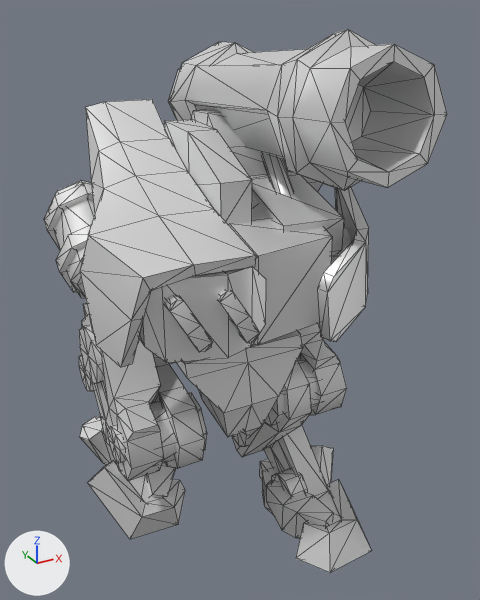
A saved change to the glTF model legbal.glb.
Camera for both pictures: a 50 mm lens placed at (-21.4, -44.0, 40.9), pointed at (2.9, 0.3, 18.8). The lights are fixed; the arrows at lower left show +X, +Y and +Z. The first picture is the older version. Mesh edges are drawn as thin lines. Where no turn or scale is listed for an object, it has been applied to the vertices.

In view in the first picture: 'armor', 'barrel', 'lfoot', 'lknee', 'lleg', 'lthigh', 'pelvis', 'rfoot', 'rknee', 'rthigh', 'torso' and 1 more.
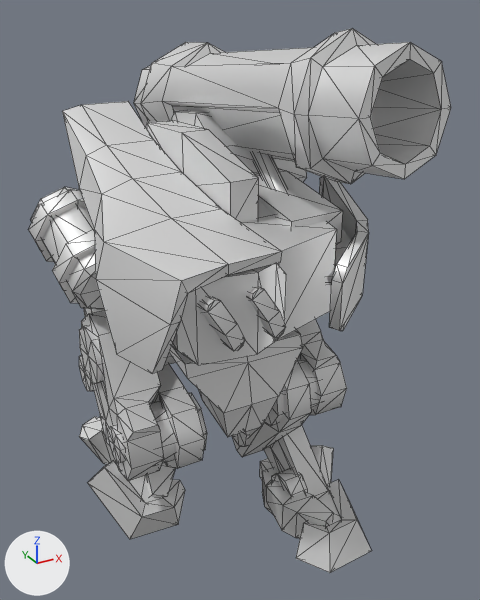
Patch to the scene script:
```diff
--- a/legbal.glb.py
+++ b/legbal.glb.py
@@ ob_torso @@
 ob_torso.location = (0.0, 0.0, 1.08)
-ob_torso.rotation_euler = (0.0, 0.0, -0.0945)  # degrees (0, 0, -5.4)
+ob_torso.rotation_euler = (0.0, 0.0, 0.0945)  # degrees (0, 0, 5.4)
```

Where the change shows, as pixel boxes (x1, y1, x2, y2) in the pictures (480 x 600 px):
'armor', turned: before (80, 99, 369, 367); after (62, 101, 369, 374)
'barrel', turned: before (168, 29, 447, 192); after (134, 28, 451, 184)
'torso', turned: before (44, 119, 344, 363); after (29, 120, 343, 365)
